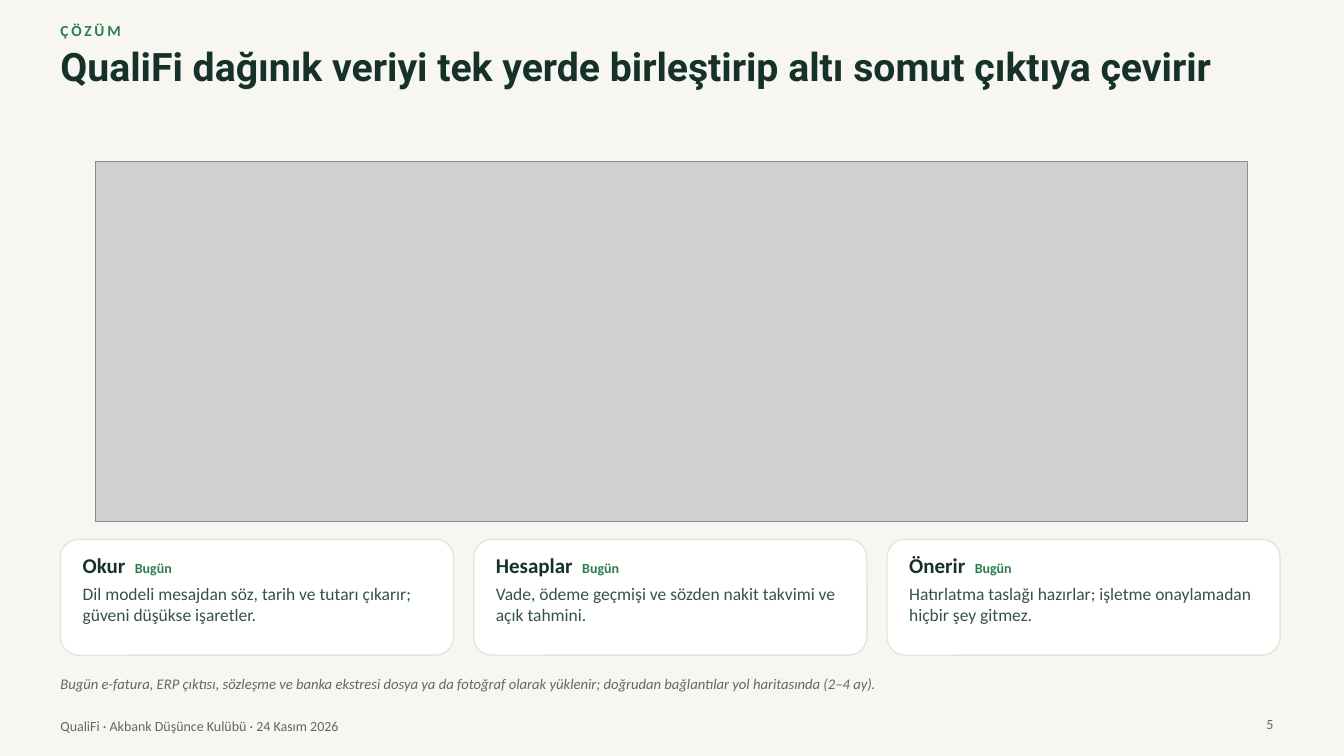
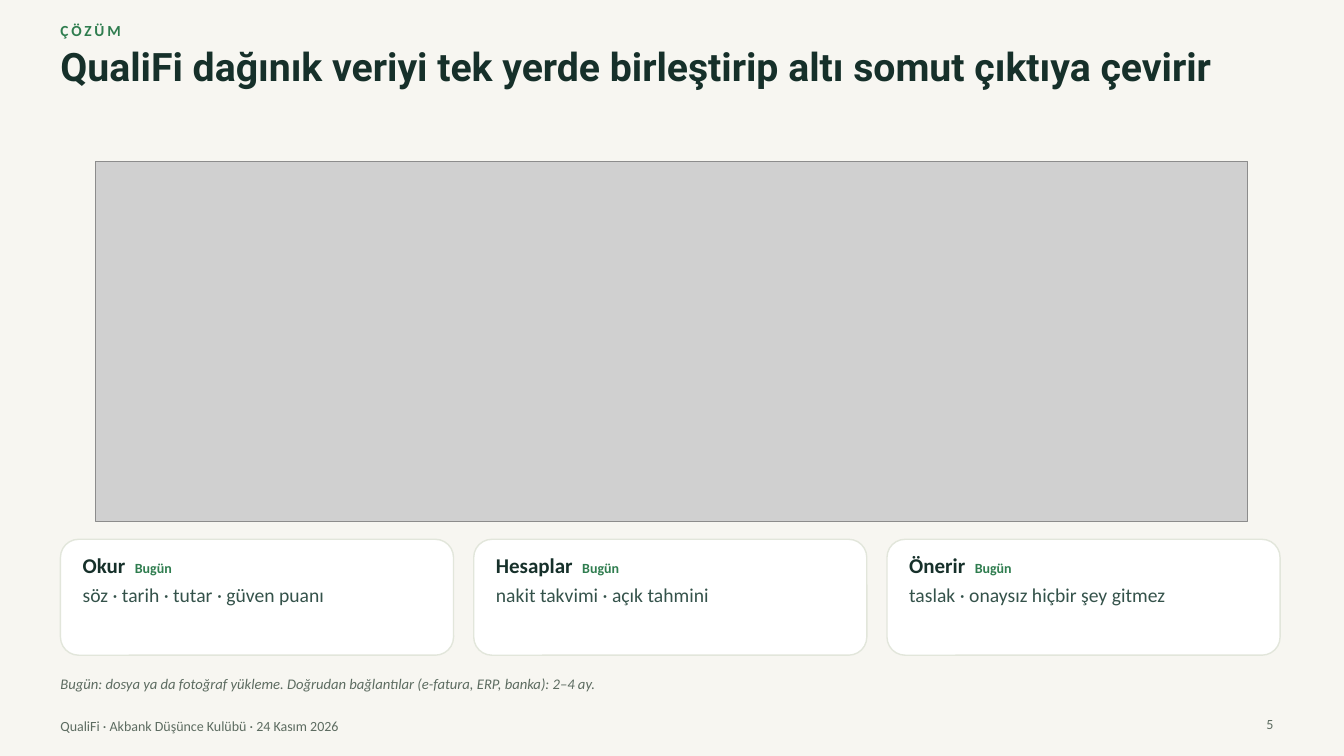
Before and after one commit to Talhaguler1/qualifi-41598058, a slide deck: slide 5 of marketing/presentation-2026-11-24/QualiFi-final-sunum.pptx. Drawn at 1344x756 pixels with LibreOffice and Linux fonts; fonts in the diff are those of the drawing; grey boxes stand for pictures. Boxes give left, top, right and bottom in pixels: in the first picture for what was removed or moved away, otherwise in the second. Text is boxed around its words. In the diff, an @@ line names an element or a change of style, - is before the commit and + after.

```diff
--- a/marketing/presentation-2026-11-24/QualiFi-final-sunum.pptx
+++ b/marketing/presentation-2026-11-24/QualiFi-final-sunum.pptx
@@ text at bbox=[83, 588, 324, 606]: text changed; size 12.5 to 14 pt @@
-Dil modeli mesajdan söz, tarih ve tutarı çıkarır; güveni düşükse işaretler.
+söz · tarih · tutar · güven puanı
@@ text at bbox=[496, 588, 709, 606]: text changed; size 12.5 to 14 pt @@
-Vade, ödeme geçmişi ve sözden nakit takvimi ve açık tahmini.
+nakit takvimi · açık tahmini
@@ text at bbox=[909, 588, 1165, 606]: text changed; size 12.5 to 14 pt @@
-Hatırlatma taslağı hazırlar; işletme onaylamadan hiçbir şey gitmez.
+taslak · onaysız hiçbir şey gitmez
@@ text at bbox=[60, 678, 595, 692]: text changed @@
-Bugün e-fatura, ERP çıktısı, sözleşme ve banka ekstresi dosya ya da fotoğraf olarak yüklenir; doğrudan bağlantılar yol haritasında (2–4 ay).
+Bugün: dosya ya da fotoğraf yükleme. Doğrudan bağlantılar (e-fatura, ERP, banka): 2–4 ay.
```
Also in this commit, not shown: 9 other slides changed, 1 slide added, 1 slide removed, 8 other files.
